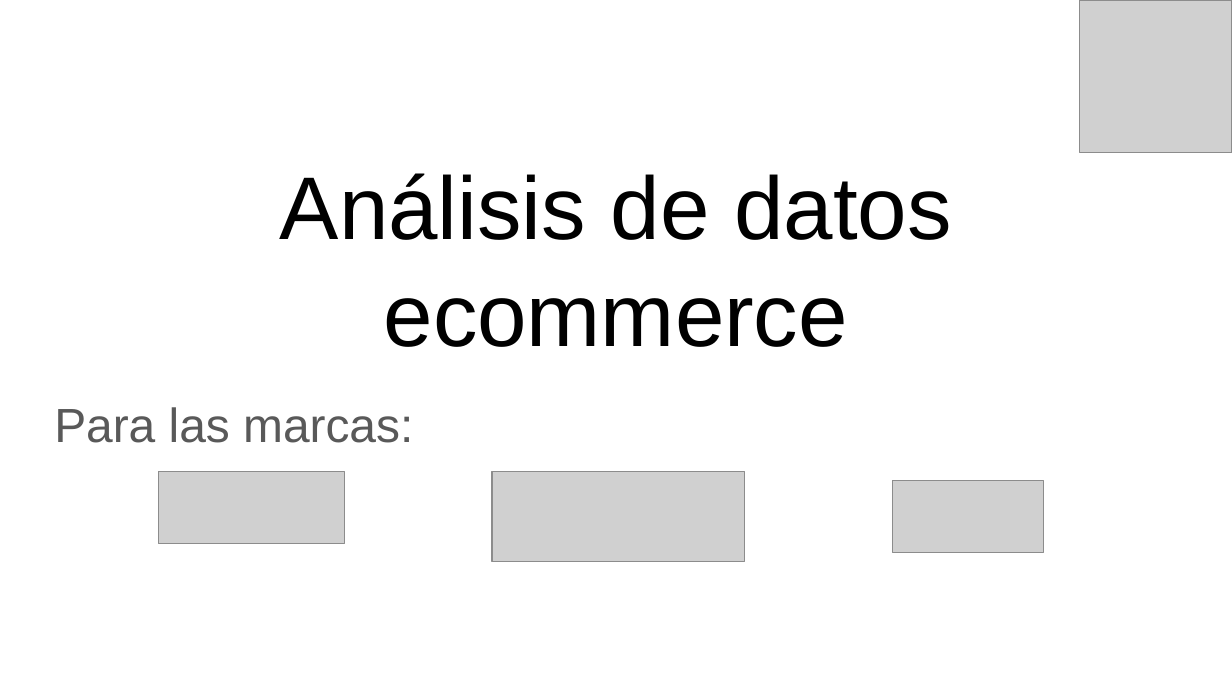
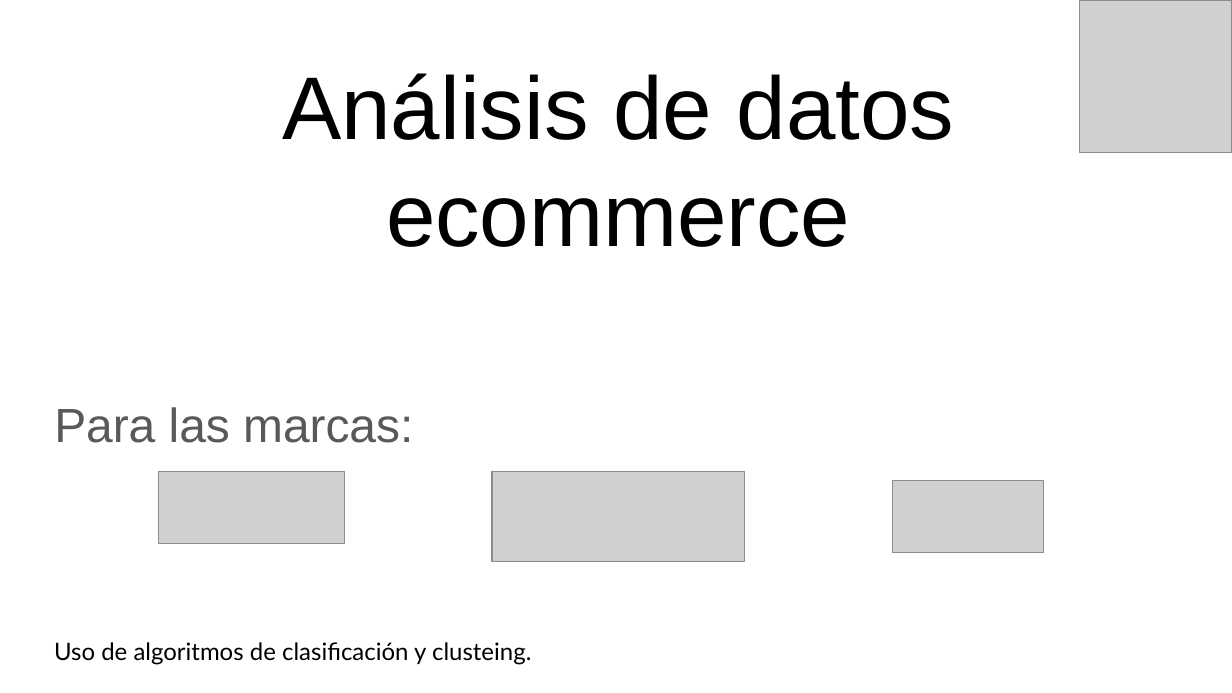
Before and after one commit to eliasguillermo/ds-ecommerce, a slide deck: slide 1 of PROYECTO FINAL - PRESENTANCION GERENCIAL.pptx. Drawn at 1232x693 pixels with LibreOffice and Linux fonts; fonts in the diff are those of the drawing; grey boxes stand for pictures. Boxes give left, top, right and bottom in pixels: in the first picture for what was removed or moved away, otherwise in the second. Text is boxed around its words. In the diff, an @@ line names an element or a change of style, - is before the commit and + after.

```diff
--- a/PROYECTO FINAL - PRESENTANCION GERENCIAL.pptx
+++ b/PROYECTO FINAL - PRESENTANCION GERENCIAL.pptx
@@ title "Análisis de datos ecommerce" moved from (x1=280, y1=173, x2=951, y2=347) to (x1=282, y1=73, x2=954, y2=247) @@
@@ text added at (x1=54, y1=642, x2=531, y2=665), 14 pt, text #000000 @@
+Uso de algoritmos de clasificación y clusteing.
```
Also in this commit, not shown: 7 other slides changed, 1 slide added, 1 other file.
